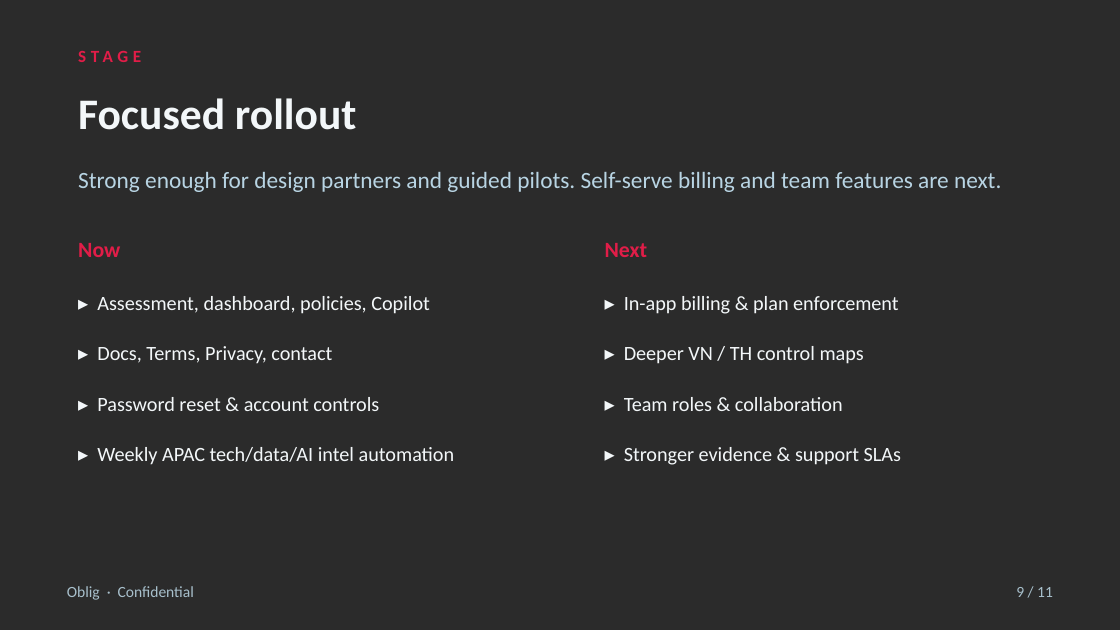
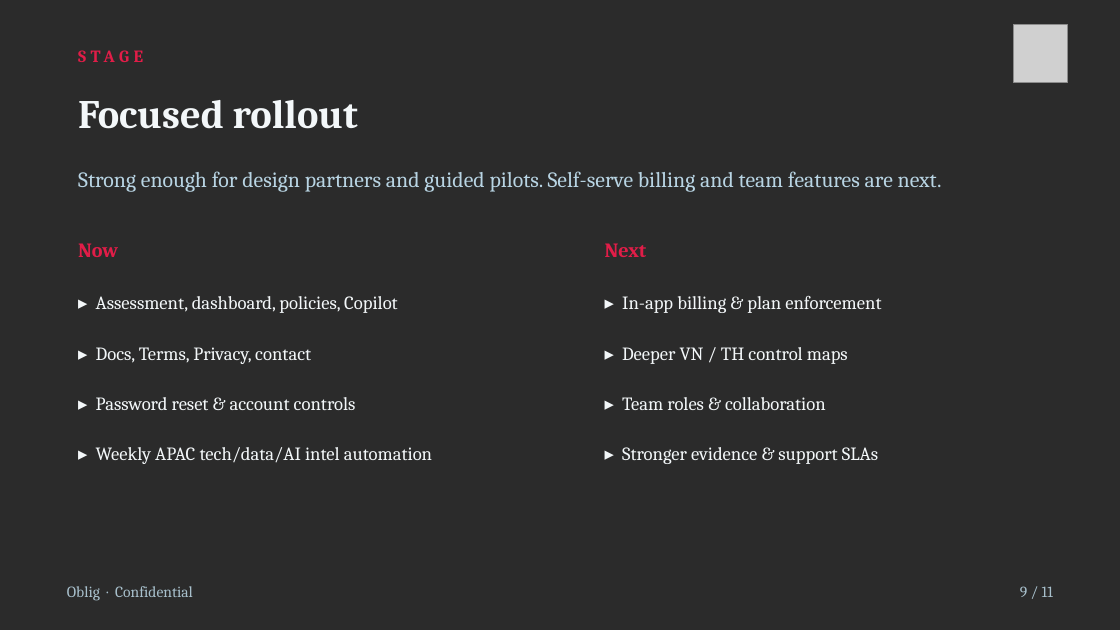
Before and after one commit to ohkariku-boop/oblig, a slide deck: slide 9 of docs/Oblig-Introduction-Deck.pptx. Drawn at 1120x630 pixels with LibreOffice and Linux fonts; fonts in the diff are those of the drawing; grey boxes stand for pictures; background and template pictures are left out; a plain dark background stands for a picture behind light text. Boxes give left, top, right and bottom in pixels: in the first picture for what was removed or moved away, otherwise in the second. Text is boxed around its words. In the diff, an @@ line names an element or a change of style, - is before the commit and + after.

Commit message:
Pitch deck: Oblig logo top-right on all slides; Georgia typeface

```diff
--- a/docs/Oblig-Introduction-Deck.pptx
+++ b/docs/Oblig-Introduction-Deck.pptx
@@ picture added at [1014, 25, 1067, 83] @@
@@ font Calibri to Cambria in 3 elements at [67, 586, 193, 601], [1020, 586, 1053, 597], [67, 39, 986, 73] @@
@@ text "Focused rollout" at [78, 100, 358, 129]: size 28 to 26 pt, font Calibri to Cambria @@
@@ text "Strong enough for design partners ..." at [78, 171, 942, 192]: size 15 to 14 pt, font Calibri to Cambria @@
@@ text "Now" at [78, 243, 118, 257]: size 14 to 13 pt, font Calibri to Cambria @@
@@ text "Next" at [605, 243, 647, 257]: size 14 to 13 pt, font Calibri to Cambria @@
@@ size 13 to 12 pt, font Calibri to Cambria in 8 elements at [96, 296, 398, 313], [96, 347, 311, 364], [96, 397, 356, 410], [96, 447, 432, 464], [622, 296, 881, 313], [622, 347, 848, 364], [622, 397, 826, 410], [622, 447, 878, 464] @@
```
Also in this commit, not shown: 10 other slides changed.
